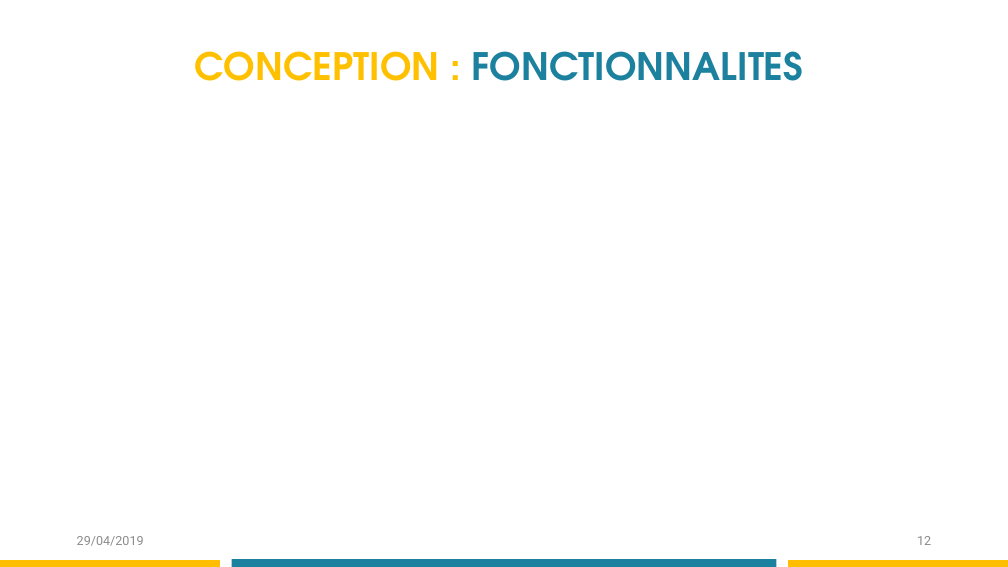
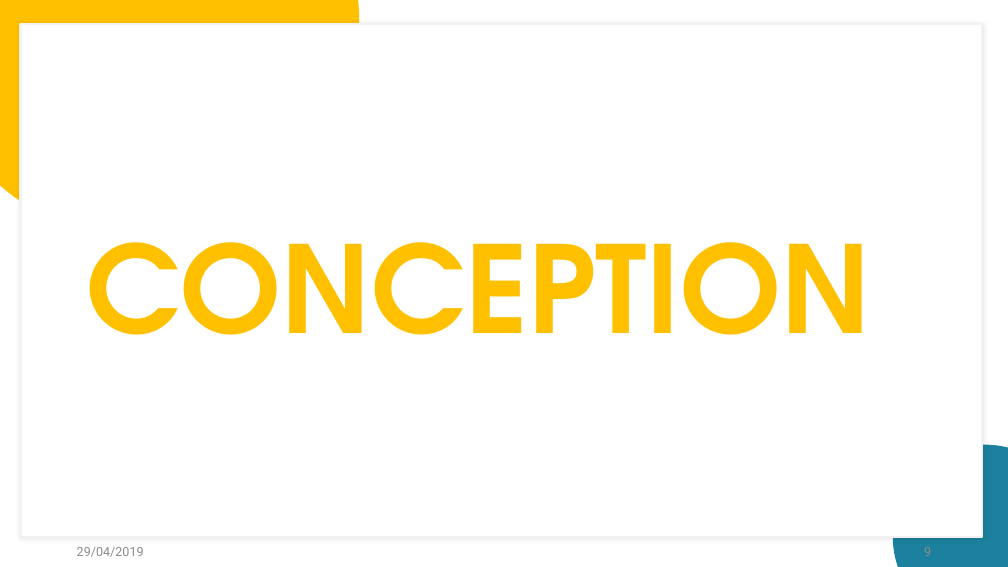
Before and after one commit to ansnoussi/conceptionGL2, a slide deck: slide 9 of Présentation Projet .pptx (slide 12 before the commit). Drawn at 1008x567 pixels with LibreOffice and Linux fonts; fonts in the diff are those of the drawing. Boxes give left, top, right and bottom in pixels: in the first picture for what was removed or moved away, otherwise in the second. Text is boxed around its words. In the diff, an @@ line names an element or a change of style, - is before the commit and + after.

```diff
--- a/Présentation Projet .pptx
+++ b/Présentation Projet .pptx
@@ ellipse added at [0, 0, 359, 239], fill #FFC000 @@
@@ rectangle added at [20, 24, 982, 537], fill #FFFFFF, outline #F2F2F2 2 pt @@
@@ text at [86, 242, 871, 335]: text changed; size 36 to 115 pt; text colour #1C819E to #FFC000 @@
-CONCEPTION : FONCTIONNALITES
+CONCEPTION
@@ ellipse added at [893, 445, 1008, 567], fill #1C819E @@
@@ text "29/04/2019": place and size @@
-text "29/04/2019" at [77, 536, 144, 546]
+text "29/04/2019" at [77, 547, 144, 557]
@@ page number removed at [917, 536, 931, 545] @@
-12
@@ rectangle removed at [0, 560, 220, 567] @@
@@ rectangle removed at [231, 560, 776, 567] @@
@@ rectangle removed at [788, 560, 1008, 567] @@
@@ page number added at [924, 547, 931, 556], 12 pt, text #8B8B8B @@
+9
```
Also in this commit, not shown: 14 other slides changed, 4 slides added, 2 slides removed.
